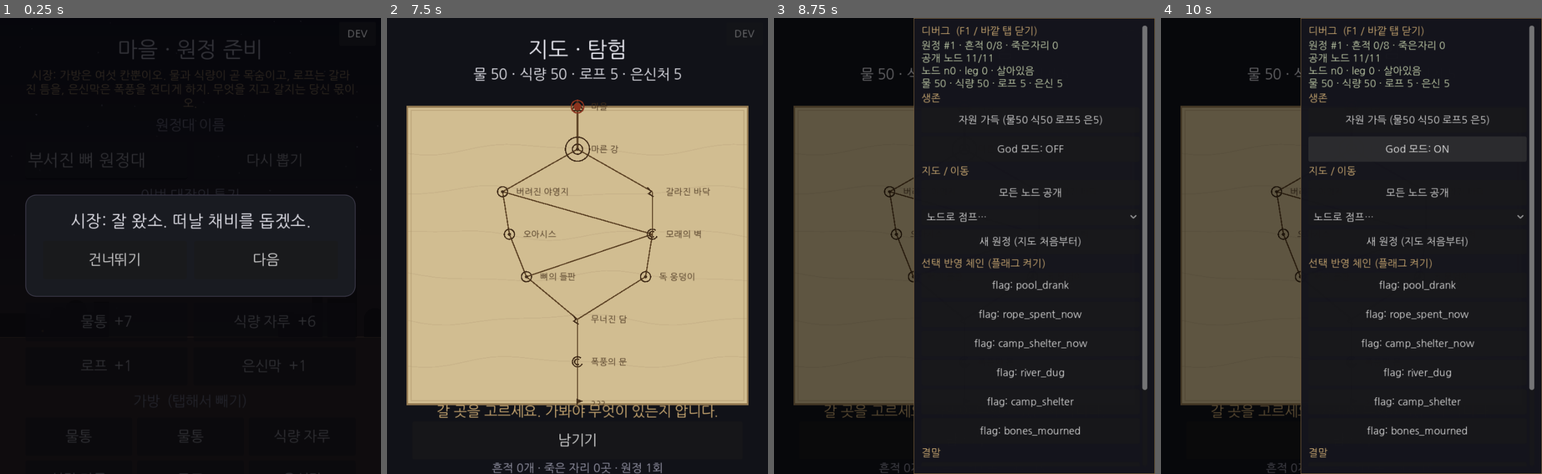
Above: before the commit, frames 1-4 (left to right).
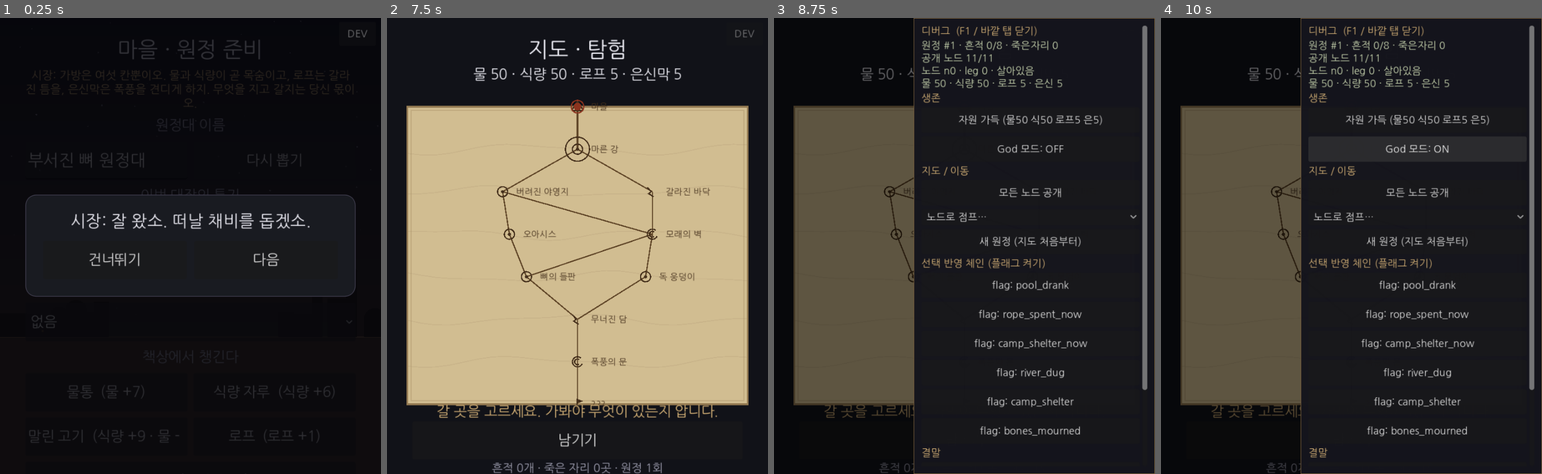
Above: after the commit, the same moments.

Repository: soomin007/Otherside
Game: Godot game, scene res://scenes/loadout.tscn
The game is run twice, just before and just after one commit, with the same random seed, the same clock (stepped at 60 frames per second) and the same inputs. This scene is started directly instead of the project's main scene.
Inputs (mouse positions are in pixels of both pictures, inside the frame that each line leads up to):
- Up to frame 1 (0.25 s): no input
- Up to frame 2 (7.5 s): click (577, 323) at 0.5 s, where only the run after the commit has a clickable "없음"; click (467, 437) at 1.25 s, where only the run before the commit has a clickable "물통"; click (577, 437) at 2 s, where only the run before the commit has a clickable "물통"; click (687, 437) at 2.75 s, where only the run before the commit has a clickable "식량 자루"; click "DEV" at 3.5 s; click "자원 가득 (물50 식50 로프5 은5)" at 4.25 s; click "자원 가득 (물50 식50 로프5 은5)" at 5 s; click "God 모드: OFF" at 5.75 s; click "God 모드: ON" at 6.5 s; click "모든 노드 공개" at 7.25 s
- Up to frame 3 (8.75 s): click "DEV" at 8 s
- Up to frame 4 (10 s): click "자원 가득 (물50 식50 로프5 은5)" at 8.75 s; click "God 모드: OFF" at 9.5 s

The runs differ from the first frame. In frame 1, 0.8% of the frame differs, in the area x 7-93%, y 65-100%; in frame 2, less than 0.1%; in frame 3, less than 0.1%; in frame 4, less than 0.1%.

Commit message:
feat(items): 60초식 도구 아이템 시스템 (위기 대응 + 주머니)
가방 물품이 자원 산수(물통=물+7)라 선택이 뻔하던 것 보완 — 각 도구가 특정 위기에서 결정적.

- 신규 Items.gd: 아이템 카탈로그(자원+도구+부작용 말린고기) 단일 진실. resources_of·tools_summary·POUCH_TOOLS.
- Situations: 도구 위기 5종(열병·언밤·탁한물·삔발목·모래바람) — needs 게이트, weight 1로 드물게, 도구 없으면 물 -4~5. pick 가중치 도입.
- MapGraph: 독 웅덩이에 정화천 안전 음용 선택지(pool_drank 회피).
- Loadout: 신규 도구는 가방 6칸 밖 "주머니"에 하나 선택(OptionButton) — 물/식량 칸 경쟁 해소(칸에서 경쟁하면 도구가 안 쓰임).
- Expedition/Map HUD: 보유 도구 표시. UITheme.RES_KO 에 도구 한글 추가.
- core_smoke: Items 불변식. balance_sim: [6] 도구 장착 비교.
- 기획서 §4.6.

시뮬(GREEDY): 주머니 비움 4% → +약초 5% → +정화천 7.6% (도구가 값짐). import·부팅·core_smoke 클린. 실제 UI는 폰 확인.

Co-Authored-By: Claude Opus 4.8 (1M context) <noreply@anthropic.com>
Claude-Session: https://claude.ai/code/session_01Wzms8b2tfzXQDi2nzRE1KU

Diff:
--- /dev/null
+++ b/scripts/core/Items.gd
@@ -0,0 +1,68 @@
+class_name Items
+extends RefCounted
+
+## 가방 아이템 카탈로그 — 자원(물/식량) + 도구(로프/은신막/약초/부싯돌/정화천) + 부작용 아이템. 단일 진실.
+##
+## 60초식 "이 위기엔 이 도구": resources dict 의 키가 곧 아이템(보유량). 위기 이벤트가
+##  needs(그 도구를 가졌나) 로 안전 선택지를 열고 effect(도구 -1) 로 소비한다. can_choose/apply_choice 가 임의 키를 다룬다.
+## core 순수 데이터 — GameState/ui 미참조. Loadout(담기)·HUD(표시)·Situations/MapGraph(이벤트)가 읽는다.
+##
+## 정의: key(resources 키) · label(한글) · start(가방에 담을 때 시작 자원 델타) · desc(가방 설명).
+
+const CATALOG: Array = [
+	# 자원 — 매 걸음/주기 소모(수명).
+	{"key": "water", "label": "물통", "start": {"water": 7}, "desc": "매 걸음 닳는다. 곧 목숨."},
+	{"key": "food", "label": "식량 자루", "start": {"food": 6}, "desc": "천천히 닳는다."},
+	# 부작용 아이템 — 식량은 크지만 짜서 시작 물이 준다(트레이드오프).
+	{"key": "jerky", "label": "말린 고기", "start": {"food": 9, "water": -2}, "desc": "오래 간다. 다만 짜서 목이 더 마르다."},
+	# 위협 대비 도구 — 보유하면 특정 위기에서 안전 선택지가 열린다(needs), 쓰면 소진(effect).
+	{"key": "rope", "label": "로프", "start": {"rope": 1}, "desc": "갈라진 틈을 건넌다. 걸어두면 다음 원정에도 남는다."},
+	{"key": "shelter", "label": "은신막", "start": {"shelter": 1}, "desc": "폭풍을 버틴다."},
+	{"key": "medicine", "label": "약초 꾸러미", "start": {"medicine": 1}, "desc": "열과 탈진을 다스린다."},
+	{"key": "flint", "label": "부싯돌", "start": {"flint": 1}, "desc": "언 밤에 불을 피운다."},
+	{"key": "filter", "label": "정화천", "start": {"filter": 1}, "desc": "탁한 물을 걸러 마신다."},
+]
+
+## resources 가 가질 수 있는 모든 자원/도구 키(초기화·순회용).
+const RES_KEYS: Array = ["water", "food", "rope", "shelter", "medicine", "flint", "filter"]
+
+## HUD "보유 도구" 로 보여줄 키(물/식량 제외 — 그 둘은 큰 수치로 따로 보여준다).
+const TOOL_KEYS: Array = ["rope", "shelter", "medicine", "flint", "filter"]
+
+## 주머니 도구 — 가방 6칸과 별개로 원정마다 하나 챙기는 선택형 도구(위기 대응 보험). Loadout 이 OptionButton 으로 고른다.
+## 로프·은신막은 가방(6칸)에 두어 기존 밸런스를 지키고, 신규 도구만 주머니로 물/식량과의 칸 경쟁에서 뗀다.
+const POUCH_TOOLS: Array = ["medicine", "flint", "filter"]
+
+const TOOL_LABEL: Dictionary = {
+	"rope": "로프", "shelter": "은신막", "medicine": "약초", "flint": "부싯돌", "filter": "정화천",
+}
+
+static func by_key(key: String) -> Dictionary:
+	for it in CATALOG:
+		if str(it.get("key", "")) == key:
+			return it
+	return {}
+
+static func label_of(key: String) -> String:
+	return str(by_key(key).get("label", key))
+
+## 담은 아이템 key 목록 → 시작 자원 dict(모든 RES_KEYS 0 초기화 후 start 합산).
+static func resources_of(bag: Array) -> Dictionary:
+	var res: Dictionary = {}
+	for k in RES_KEYS:
+		res[k] = 0
+	for key in bag:
+		var it: Dictionary = by_key(str(key))
+		var start: Dictionary = it.get("start", {})
+		for rk in start:
+			res[rk] = int(res.get(rk, 0)) + int(start[rk])
+	return res
+
+## 보유 도구 요약 문자열(HUD) — 0 인 건 뺀다. 예 "로프 1 · 약초 1". 하나도 없으면 "(도구 없음)".
+static func tools_summary(resources: Dictionary) -> String:
+	var parts: PackedStringArray = []
+	for key in TOOL_KEYS:
+		var n: int = int(resources.get(key, 0))
+		if n > 0:
+			parts.append("%s %d" % [str(TOOL_LABEL.get(key, key)), n])
+	return " · ".join(parts) if not parts.is_empty() else "(도구 없음)"
--- a/scripts/core/MapGraph.gd
+++ b/scripts/core/MapGraph.gd
@@ -207,6 +207,7 @@
 				"id": "poison_pool", "threat": Threats.Kind.CONSUMPTION,
 				"text": "고인 물에서 단내가 올라온다. 갈증엔 유혹이지만 탈이 날지도 모른다.",
 				"choices": [
+					{"label": "정화천에 걸러 안전하게 마신다", "effect": {"water": 4, "filter": -1}, "needs": {"filter": 1}},
 					{"label": "걸러서 조금만 마신다", "effect": {"water": 2}, "sets": ["pool_drank"]},
 					{"label": "위험하다, 지나친다", "effect": {}},
 				],
--- a/scripts/core/Situations.gd
+++ b/scripts/core/Situations.gd
@@ -97,6 +97,53 @@
 		"choices": [
 			{"label": "혹시 몰라 다가가 본다", "effect": {"water": -2}},
 			{"label": "속지 않고 길을 지킨다", "effect": {}},
+		],
+	},
+	# --- 도구 위기(60초식): 드물게 뜨지만(weight 1) 맞는 도구가 없으면 큰 대가. 도구가 곧 그 위기의 보험 ---
+	{
+		"id": "fever", "weight": 1,
+		"threat": Threats.Kind.CONSUMPTION,
+		"text": "몸이 불덩이 같다. 열이 오르고 다리가 풀린다. 이대로는 못 간다.",
+		"choices": [
+			{"label": "약초로 열을 다스린다", "effect": {"medicine": -1}, "needs": {"medicine": 1}},
+			{"label": "이 악물고 버틴다", "effect": {"water": -5}},
+		],
+	},
+	{
+		"id": "frozen_night", "weight": 1,
+		"threat": Threats.Kind.CONSUMPTION,
+		"text": "해가 지자 모래가 얼어붙는다. 이가 딱딱 부딪히고 손끝이 곱는다.",
+		"choices": [
+			{"label": "부싯돌로 불을 피운다", "effect": {"flint": -1}, "needs": {"flint": 1}},
+			{"label": "떨며 밤을 버틴다", "effect": {"water": -4, "food": -2}},
+		],
+	},
+	{
+		"id": "murky_spring", "weight": 1,
+		"threat": Threats.Kind.CONSUMPTION,
+		"text": "고인 물웅덩이를 만났다. 물빛이 탁하지만, 목은 타들어간다.",
+		"choices": [
+			{"label": "정화천에 걸러 마신다", "effect": {"filter": -1, "water": 3}, "needs": {"filter": 1}},
+			{"label": "그냥 들이켠다", "effect": {"water": 2}, "sets": ["pool_drank"]},
+			{"label": "미련 없이 지나친다", "effect": {}},
+		],
+	},
+	{
+		"id": "twisted_ankle", "weight": 1,
+		"threat": Threats.Kind.CONSUMPTION,
+		"text": "무너진 비탈에서 발을 헛디뎠다. 발목이 시큰거린다. 잘못 디디면 더 상한다.",
+		"choices": [
+			{"label": "약초로 싸매고 간다", "effect": {"medicine": -1}, "needs": {"medicine": 1}},
+			{"label": "절뚝이며 계속 간다", "effect": {"water": -4}},
+		],
+	},
+	{
+		"id": "sand_squall", "weight": 1,
+		"threat": Threats.Kind.STORM,
+		"text": "느닷없이 모래바람이 몰아친다. 짧지만 살을 벤다.",
+		"choices": [
+			{"label": "은신막을 펴 버틴다", "effect": {"shelter": -1}, "needs": {"shelter": 1}},
+			{"label": "몸을 낮추고 견딘다", "effect": {"water": -4}},
 		],
 	},
 	# --- requires 연쇄: 앞선 선택이 켠 런 플래그가 있을 때만 뜨는 이동 중 상황 ---
@@ -135,7 +182,10 @@
 		var req: String = str(s.get("requires", ""))
 		if req != "" and not flags.has(req):
 			continue
-		pool.append(s)
+		# weight 만큼 후보에 복제 — 도구 위기(weight 1)는 일반 상황(기본 3)보다 드물게 뜬다(빈도 가중).
+		var w: int = maxi(1, int(s.get("weight", 3)))
+		for _i in range(w):
+			pool.append(s)
 	if pool.is_empty():
 		# 모두 걸러졌으면 requires 없는 일반 상황으로 폴백
 		for s in CATALOG:
--- a/scripts/ui/Expedition.gd
+++ b/scripts/ui/Expedition.gd
@@ -200,7 +200,7 @@
 	_food_label.text = "식량 %d" % food
 	_water_label.add_theme_color_override("font_color", _res_color(water, 3, Color(0.55, 0.78, 0.97)))
 	_food_label.add_theme_color_override("font_color", _res_color(food, 2, Color(0.88, 0.72, 0.42)))
-	_aux_label.text = "로프 %d · 은신처 %d  (남길 수 있는 것)" % [_run.get_res("rope"), _run.get_res("shelter")]
+	_aux_label.text = "지닌 것: %s" % Items.tools_summary(_run.resources)
 	_advance_btn.text = "떠난다 · 지도로"
 	if _probe_label != null:
 		if _section != null and _section.spot_count() > 0 and _section.budget_left() > 0:
--- a/scripts/ui/Loadout.gd
+++ b/scripts/ui/Loadout.gd
@@ -5,13 +5,7 @@
 ## 모바일 우선: 중앙 컬럼, 큰 버튼, 탭으로 담고 뺀다.
 
 const BAG_SLOTS: int = 6
-const ITEMS: Array = [
-	{"key": "water", "label": "물통", "res": "water", "amount": 7},
-	{"key": "food", "label": "식량 자루", "res": "food", "amount": 6},
-	{"key": "rope", "label": "로프", "res": "rope", "amount": 1},
-	{"key": "shelter", "label": "은신막", "res": "shelter", "amount": 1},
-]
-const PRESET: Array = ["water", "water", "food", "food", "rope", "shelter"]  ## 표준 구성
+const PRESET: Array = ["water", "water", "food", "food", "rope", "shelter"]  ## 표준 구성 (아이템 정의는 core/Items.gd)
 
 ## 첫 원정 시장 인트로 — 규칙을 한 번 쭉 설명하고 마지막에 기록지를 건넨다(give_record). Opening 슬라이드식.
 const MARKET_PAGES: Array = [
@@ -32,6 +26,8 @@
 var _pending_vocation: String = ""  ## 이번 대장의 직능 id (기본 "" = 평범). _depart 에서 넘긴다.
 var _voc_option: OptionButton
 var _voc_desc: Label
+var _pending_tool: String = ""      ## 주머니에 챙긴 도구 하나 (기본 "" = 없음). 가방 6칸과 별개.
+var _tool_option: OptionButton
 var _name_edit: LineEdit
 var _rng := RandomNumberGenerator.new()
 var _market_panel: Control       ## 첫 원정 시장 인트로 모달(있을 때만)
@@ -79,13 +75,27 @@
 	_voc_desc = UITheme.make_label(str(Vocations.by_id("").get("desc", "")), UITheme.FS_SMALL, UITheme.SAND)
 	col.add_child(_voc_desc)
 
+	# 챙길 도구 하나 — 가방 6칸과 별개(주머니). 특정 위기의 보험. 60초식 "이 위기엔 이 도구".
+	col.add_child(UITheme.make_label("챙길 도구 하나 (주머니)", UITheme.FS_LABEL, UITheme.MUTED))
+	_tool_option = OptionButton.new()
+	_tool_option.custom_minimum_size = Vector2(0, UITheme.BTN_H_SM)
+	_tool_option.add_theme_font_size_override("font_size", UITheme.FS_LABEL)
+	_tool_option.add_item("없음")
+	for tk in Items.POUCH_TOOLS:
+		_tool_option.add_item(Items.label_of(str(tk)))
+	_tool_option.item_selected.connect(_on_tool_selected)
+	col.add_child(_tool_option)
+
 	col.add_child(UITheme.make_label("책상에서 챙긴다", UITheme.FS_LABEL, UITheme.MUTED))
 	var desk := HFlowContainer.new()
 	desk.add_theme_constant_override("h_separation", 10)
 	desk.add_theme_constant_override("v_separation", 10)
-	for it in ITEMS:
+	for it in Items.CATALOG:
 		var item: Dictionary = it
-		var btn := UITheme.make_button("%s  +%d" % [str(item.get("label", "")), int(item.get("amount", 0))], false)
+		if str(item.get("key", "")) in Items.POUCH_TOOLS:
+			continue  # 주머니 도구는 위 "챙길 도구"에서 따로 하나 고른다(가방 칸과 별개)
+		var start: Dictionary = item.get("start", {})
+		var btn := UITheme.make_button("%s  (%s)" % [str(item.get("label", "")), UITheme.effect_hint(start)], false)
 		btn.custom_minimum_size = Vector2(230, UITheme.BTN_H_SM)
 		btn.pressed.connect(_add_item.bind(str(item.get("key", ""))))
 		desk.add_child(btn)
@@ -141,7 +151,7 @@
 		c.queue_free()
 	for i in range(_bag.size()):
 		var key: String = _bag[i]
-		var btn := UITheme.make_button(_item_label(key), false)
+		var btn := UITheme.make_button(Items.label_of(key), false)
 		btn.custom_minimum_size = Vector2(150, UITheme.BTN_H_SM)
 		btn.pressed.connect(_remove_item.bind(i))
 		_bag_box.add_child(btn)
@@ -153,30 +163,17 @@
 		_bag_box.add_child(empty)
 
 	var res: Dictionary = _bag_resources()
-	_preview.text = "물 %d · 식량 %d · 로프 %d · 은신처 %d    (%d/%d칸)" % [
-		int(res["water"]), int(res["food"]), int(res["rope"]), int(res["shelter"]), _bag.size(), BAG_SLOTS]
+	_preview.text = "물 %d · 식량 %d · %s    (%d/%d칸)" % [
+		int(res["water"]), int(res["food"]), Items.tools_summary(res), _bag.size(), BAG_SLOTS]
 	if _depart_btn != null:
 		_depart_btn.disabled = int(res["water"]) <= 0 and int(res["food"]) <= 0
 
-## 가방 물품 합산 → 시작 자원.
+## 가방 물품 합산 → 시작 자원(core/Items.gd 카탈로그의 start 델타 합).
 func _bag_resources() -> Dictionary:
-	var res: Dictionary = {"water": 0, "food": 0, "rope": 0, "shelter": 0}
-	for key in _bag:
-		var item: Dictionary = _item(str(key))
-		var rk: String = str(item.get("res", ""))
-		if rk != "":
-			res[rk] = int(res.get(rk, 0)) + int(item.get("amount", 0))
+	var res: Dictionary = Items.resources_of(_bag)
+	if _pending_tool != "":
+		res[_pending_tool] = int(res.get(_pending_tool, 0)) + 1  # 주머니 도구 하나(가방 칸 밖)
 	return res
-
-func _item(key: String) -> Dictionary:
-	for it in ITEMS:
-		var item: Dictionary = it
-		if str(item.get("key", "")) == key:
-			return item
-	return {}
-
-func _item_label(key: String) -> String:
-	return str(_item(key).get("label", key))
 
 func _depart() -> void:
 	GameState.begin_run_with(_bag_resources(), _pending_name.strip_edges(), _pending_vocation)
@@ -200,6 +197,14 @@
 	_pending_vocation = str(ids[idx])
 	if _voc_desc != null:
 		_voc_desc.text = str(Vocations.by_id(_pending_vocation).get("desc", ""))
+
+## 주머니 도구 선택 — OptionButton 인덱스 0="없음", 1.. = POUCH_TOOLS 순서.
+func _on_tool_selected(idx: int) -> void:
+	if idx <= 0:
+		_pending_tool = ""
+	elif idx - 1 < Items.POUCH_TOOLS.size():
+		_pending_tool = str(Items.POUCH_TOOLS[idx - 1])
+	_refresh()
 
 # --- 첫 원정 시장 인트로 (규칙 설명 + 기록지 건네기) ---
 
--- a/scripts/ui/Map.gd
+++ b/scripts/ui/Map.gd
@@ -91,7 +91,7 @@
 	var run: ExpeditionRun = GameState.current_run
 	if run == null or _hud == null:
 		return
-	_hud.text = "물 %d · 식량 %d · 로프 %d · 은신처 %d" % [run.get_res("water"), run.get_res("food"), run.get_res("rope"), run.get_res("shelter")]
+	_hud.text = "물 %d · 식량 %d · %s" % [run.get_res("water"), run.get_res("food"), Items.tools_summary(run.resources)]
 	_update_leave_btn(run)
 
 ## 남기기 버튼 상태 — 이미 남겼으면 잠그고, 아니면 남길 수 있는 자원이 하나라도 있을 때만 활성.
--- a/scripts/ui/UITheme.gd
+++ b/scripts/ui/UITheme.gd
@@ -113,7 +113,7 @@
 # --- 선택지 라벨 (blind choice) ---
 ## 지도(이동 중 상황)·단면(도착 카드)이 공유. 결과를 미리 보여줄지(seen)·조건만 보여줄지(needs)를 한곳에서 정한다.
 
-const RES_KO: Dictionary = {"water": "물", "food": "식량", "rope": "로프", "shelter": "은신처"}
+const RES_KO: Dictionary = {"water": "물", "food": "식량", "rope": "로프", "shelter": "은신처", "medicine": "약초", "flint": "부싯돌", "filter": "정화천"}
 
 ## 자원 델타를 읽기 쉬운 한 줄로 ("물 -2 · 식량 +1"). 빈 효과는 "그대로".
 static func effect_hint(effect: Dictionary) -> String:
--- a/tests/balance_sim.gd
+++ b/tests/balance_sim.gd
@@ -63,6 +63,19 @@
 		vi += 1
 		print("  %-11s | end %5.1f%% | 중앙 leg %2d · row %.1f · 갈증 %2.0f%% · 배고픔 %2.0f%%" % [
 			Vocations.name_of(vid), st["reach_pct"], st["median_leg"], st["avg_row"], st["thirst_pct"], st["hunger_pct"]])
+
+	print("\n[6] 도구 장착 비교 (GREEDY) — 위기를 도구로 넘기는 효과 (도구 챙기면 물/식량 칸이 준다)")
+	var loadouts: Array = [
+		{"name": "주머니 비움", "res": {"water": 20, "food": 13, "rope": 1, "shelter": 1}},
+		{"name": "+약초(주머니)", "res": {"water": 20, "food": 13, "rope": 1, "shelter": 1, "medicine": 1}},
+		{"name": "+정화천(주머니)", "res": {"water": 20, "food": 13, "rope": 1, "shelter": 1, "filter": 1}},
+	]
+	var li: int = 0
+	for lo in loadouts:
+		var st: Dictionary = _batch(Policy.GREEDY, lo["res"], 91000 + li * 137)
+		li += 1
+		print("  %-16s | end %5.1f%% | 중앙 leg %2d · row %.1f · 갈증 %2.0f%% · 배고픔 %2.0f%%" % [
+			str(lo["name"]), st["reach_pct"], st["median_leg"], st["avg_row"], st["thirst_pct"], st["hunger_pct"]])
 
 	print("\n=== 끝 (수치는 정책 근사 — 최종 밸런스는 폰 플레이로) ===")
 	quit()
--- a/tests/core_smoke.gd
+++ b/tests/core_smoke.gd
@@ -22,6 +22,7 @@
 	_test_section_budget()
 	_test_bequeath_gate()
 	_test_vocations()
+	_test_items()
 
 	if _fail == 0:
 		print("=== core_smoke: ALL PASS ===")
@@ -218,3 +219,21 @@
 	_ok(keeper.leave_cost("rope") == 1, "직능 유품지기: 로프 1→최소 1(공짜 남기기 없음)")
 	# 기본(평범) — 효과 없음(회귀 가드)
 	_ok(plain.leave_cost("water") == 4, "직능 없음(평범): 남기기 비용 기본 유지")
+
+func _test_items() -> void:
+	# 가방 합산(Items.resources_of): 물통2 + 약초 → 물14·약초1
+	var res: Dictionary = Items.resources_of(["water", "water", "medicine"])
+	_ok(int(res["water"]) == 14 and int(res.get("medicine", 0)) == 1, "Items: 물통2+약초 → 물14·약초1")
+	# 부작용 아이템 — 말린 고기 식+9·물-2
+	var jr: Dictionary = Items.resources_of(["jerky"])
+	_ok(int(jr["food"]) == 9 and int(jr["water"]) == -2, "Items: 말린 고기 식+9·물-2(부작용)")
+	# 도구 위기(fever) needs 게이트 — 약초 있으면 안전 선택지 가능, 없으면 잠김
+	var fever: Dictionary = {}
+	for s in Situations.CATALOG:
+		if str(s.get("id", "")) == "fever":
+			fever = s
+			break
+	_ok(not fever.is_empty(), "Items: fever 위기 이벤트 존재")
+	var cure: Dictionary = fever.get("choices", [])[0]
+	_ok(Situations.can_choose(cure, {"medicine": 1}), "Items: 약초 있으면 fever 치료 선택 가능")
+	_ok(not Situations.can_choose(cure, {"medicine": 0}), "Items: 약초 없으면 fever 치료 선택 잠김")
Not shown, added: scripts/core/Items.gd.uid
Not shown, changed: docs/design/SYOTOS_기획서_v0.1.md
